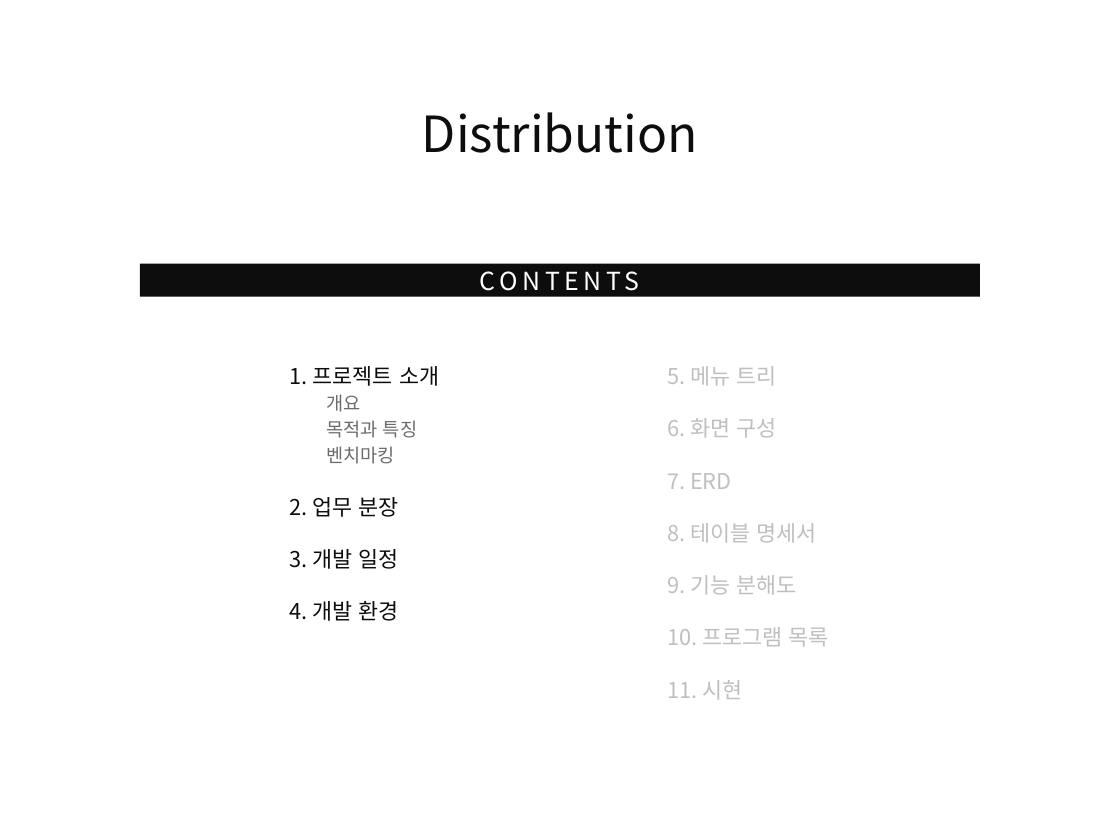
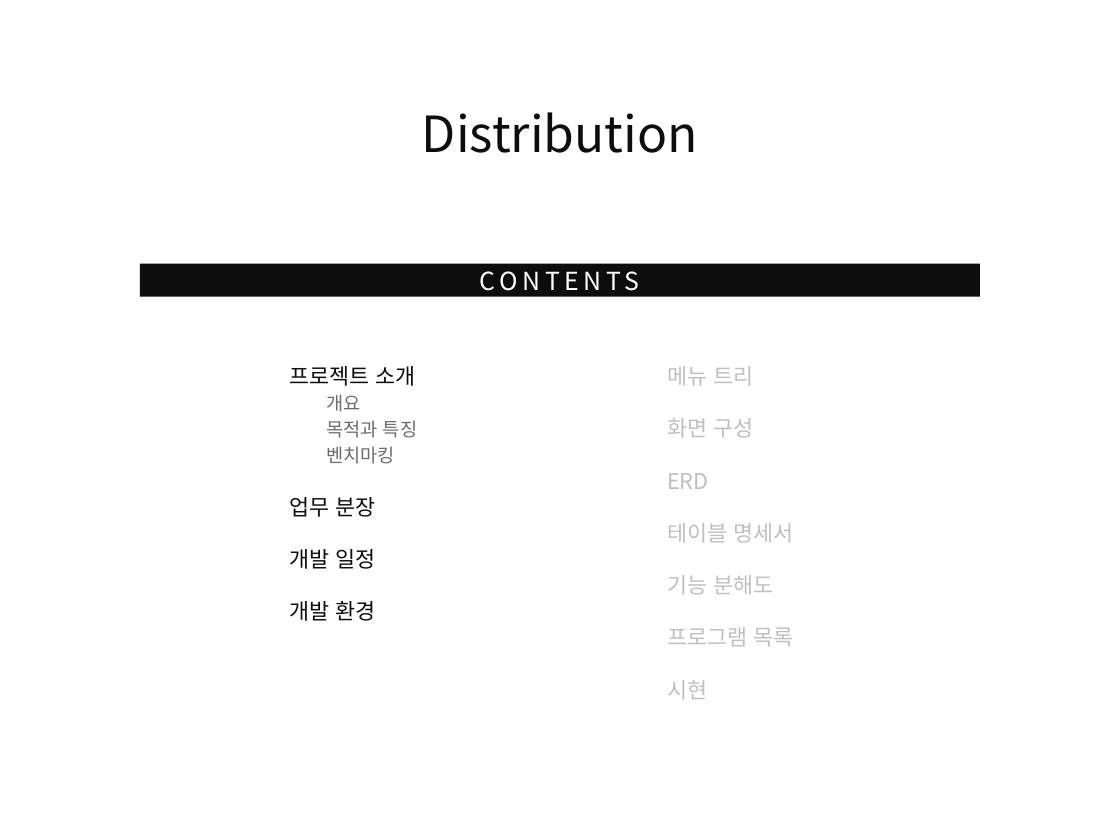
Before and after one commit to Peh9397/Distribution, a slide deck: slide 2 of Distribution.pptx. Drawn at 1120x840 pixels with LibreOffice and Linux fonts; fonts in the diff are those of the drawing. Boxes give left, top, right and bottom in pixels: in the first picture for what was removed or moved away, otherwise in the second. Text is boxed around its words. In the diff, an @@ line names an element or a change of style, - is before the commit and + after.

Commit message:
발표  전체 ppt파일 2차 발표:테이블명세서까지

```diff
--- a/Distribution.pptx
+++ b/Distribution.pptx
@@ text at box(290, 366, 416, 386): text changed @@
-1. 프로젝트 소개
+프로젝트 소개
@@ text at box(667, 366, 793, 700): text changed @@
-5. 메뉴 트리
-6. 화면 구성
-7. ERD
-8. 테이블 명세서
-9. 기능 분해도
-10. 프로그램 목록
-11. 시현
+메뉴 트리
+화면 구성
+ERD
+테이블 명세서
+기능 분해도
+프로그램 목록
+시현
@@ text at box(290, 497, 376, 621): text changed @@
-2. 업무 분장
-3. 개발 일정
-4. 개발 환경
+업무 분장
+개발 일정
+개발 환경
```
Also in this commit, not shown: 1 slide added, 10 other files.
